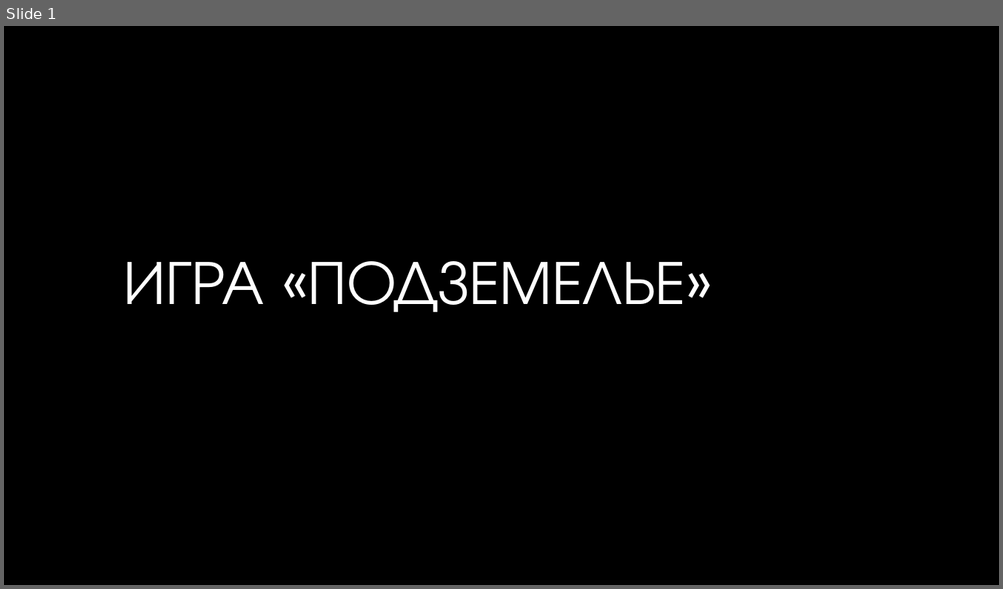
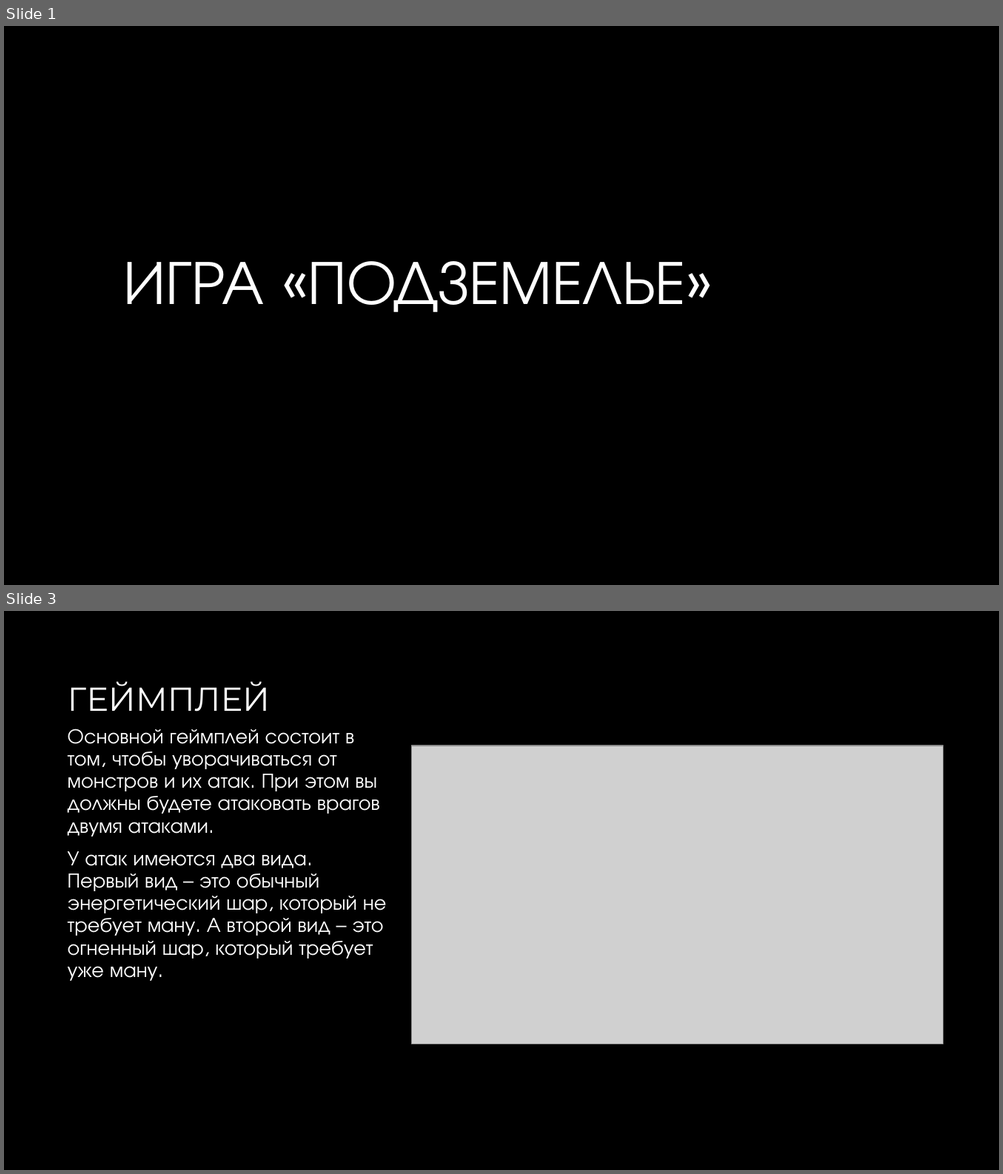
Before and after one commit to Erlond92/Dungeon, a slide deck: Игра «Подземелье».pptx. Shown one above the other, each under a label of ours: slide 1 before the commit, slides 1 and 3 after it; the slides between them are not shown. The pictures are 1003x589 and 1003x1174 pixels, drawn with LibreOffice and Linux fonts; fonts in the diff are those of the drawing; grey boxes stand for pictures; background and template pictures are left out. Boxes give left, top, right and bottom in pixels: in the first picture for what was removed or moved away, otherwise in the second. Text is boxed around its words. In the diff, an @@ line names an element or a change of style, - is before the commit and + after.

```diff
--- a/Игра «Подземелье».pptx
+++ b/Игра «Подземелье».pptx
@@ slide 3 added at (x1=4, y1=611, x2=999, y2=1170), background #000000 @@
@@ title added at (x1=68, y1=681, x2=270, y2=712), 32 pt, text #FFFFFF @@
+ГЕЙМПЛЕЙ
@@ text added at (x1=68, y1=729, x2=387, y2=981), 20 pt, text #FFFFFF @@
+Основной геймплей состоит в том, чтобы уворачиваться от монстров и их атак. При этом вы должны будете атаковать врагов двумя атаками.
+У атак имеются два вида. Первый вид – это обычный энергетический шар, который не требует ману. А второй вид – это огненный шар, который требует уже ману.
@@ picture added at (x1=412, y1=746, x2=942, y2=1045) @@
```
Also in this commit, not shown: 1 slide changed, 28 other files.
